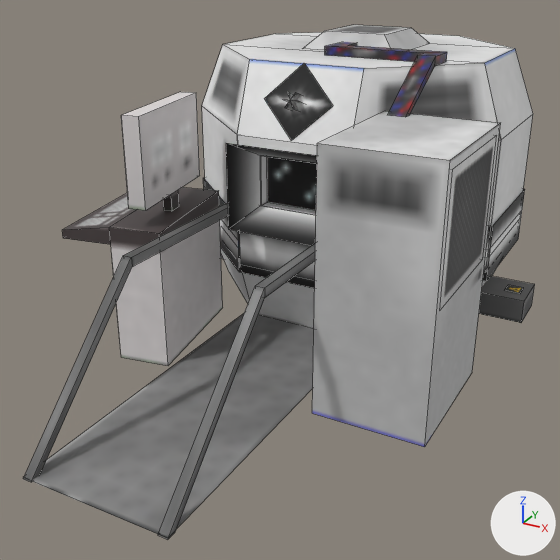
The Blender file assets/eln/model/Transporter/Transporter.blend as it was, and as the next commit left it.
Rendered twice from a camera (50 mm lens) standing at (2.48, -5.92, 2.28) and looking at (-0.05, -1.32, -0.02). Lighting does not change. The marker at lower right points along +X, +Y and +Z. Mesh edges are drawn as thin lines.

Names of what the first picture shows: 'door_out', 'ext_control', 'ext_power', 'gyro_alpha', 'main', 'outlampline0_alpha', 'outlampline1_alpha', 'whiteblur'.
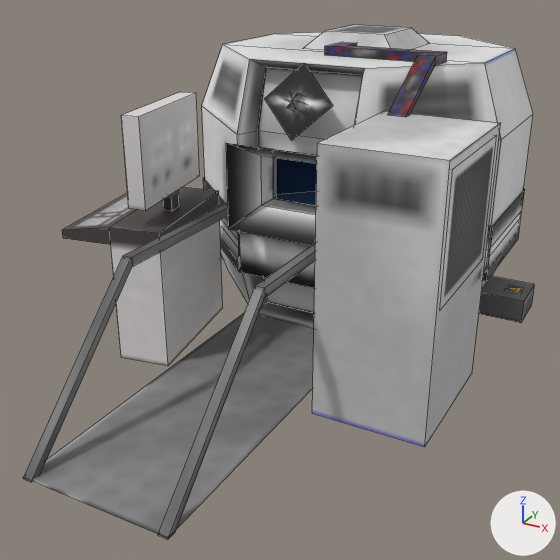
Pixel boxes (x1, y1, x2, y2) of what changed, in the pictures (560 x 560 px):
'door_out', hidden
    before: (237, 59, 364, 327)
'door_in', unchanged, uncovered by the edit
    after: (258, 67, 362, 313)
'indoor_closed', unchanged, uncovered by the edit
    after: (274, 150, 317, 205)

What the commit changed:
Object 'door_out' (ob_door_out) is now hidden.
